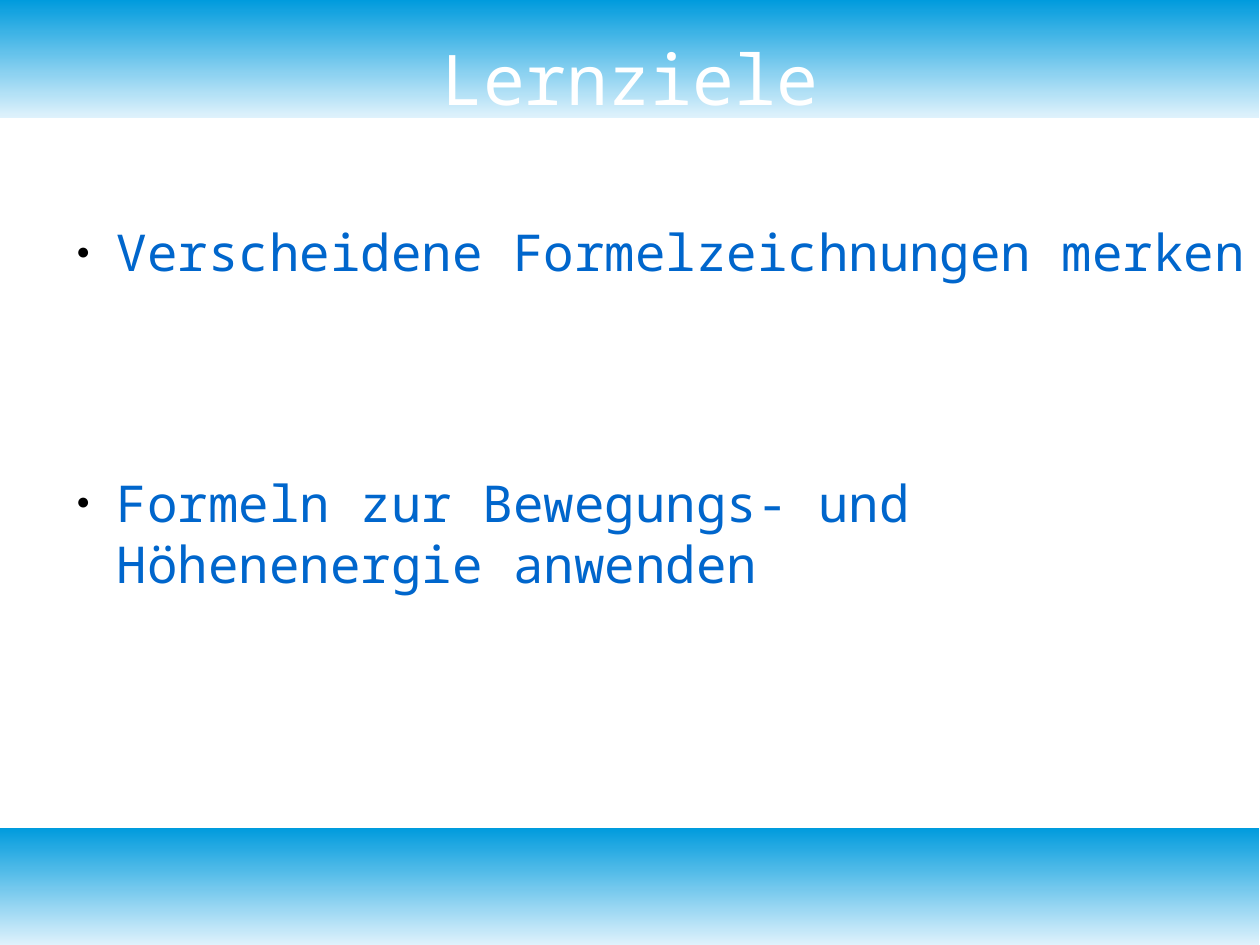
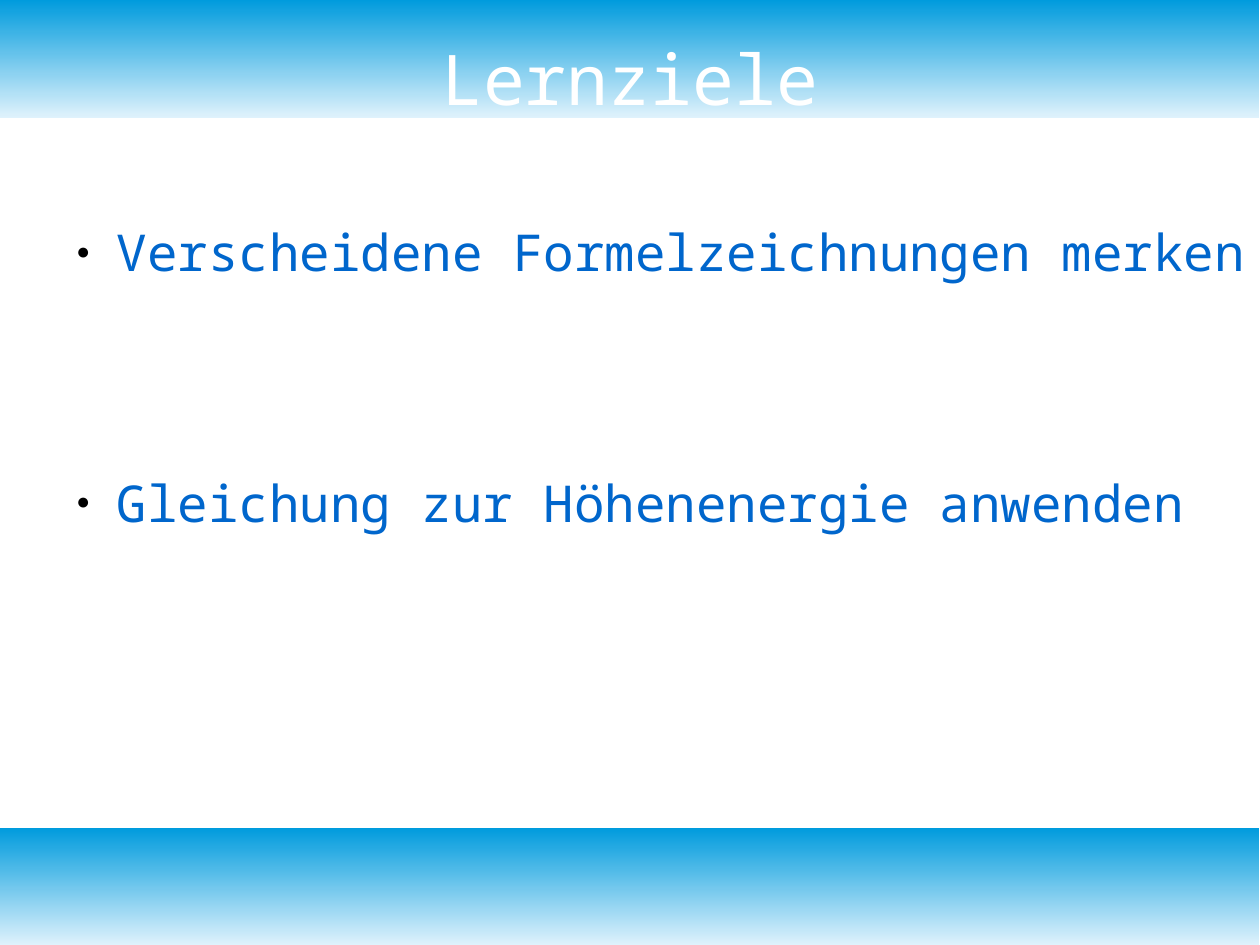
Before and after one commit to bearums/teaching, a slide deck: slide 2 of B5/physik/D12/Energie/formeln/Pres.odp. Drawn at 1260x945 pixels with LibreOffice and Linux fonts; fonts in the diff are those of the drawing. Boxes give left, top, right and bottom in pixels: in the first picture for what was removed or moved away, otherwise in the second. Text is boxed around its words. In the diff, an @@ line names an element or a change of style, - is before the commit and + after.

Commit message:
energie formeln

```diff
--- a/B5/physik/D12/Energie/formeln/Pres.odp
+++ b/B5/physik/D12/Energie/formeln/Pres.odp
@@ text at (117, 483, 1184, 535): text changed @@
-● Formeln zur Bewegungs- und Höhenenergie anwenden
+● Gleichung zur Höhenenergie anwenden
```
Also in this commit, not shown: 2 other slides changed, 5 slides added, 1 slide removed, 15 other files.
